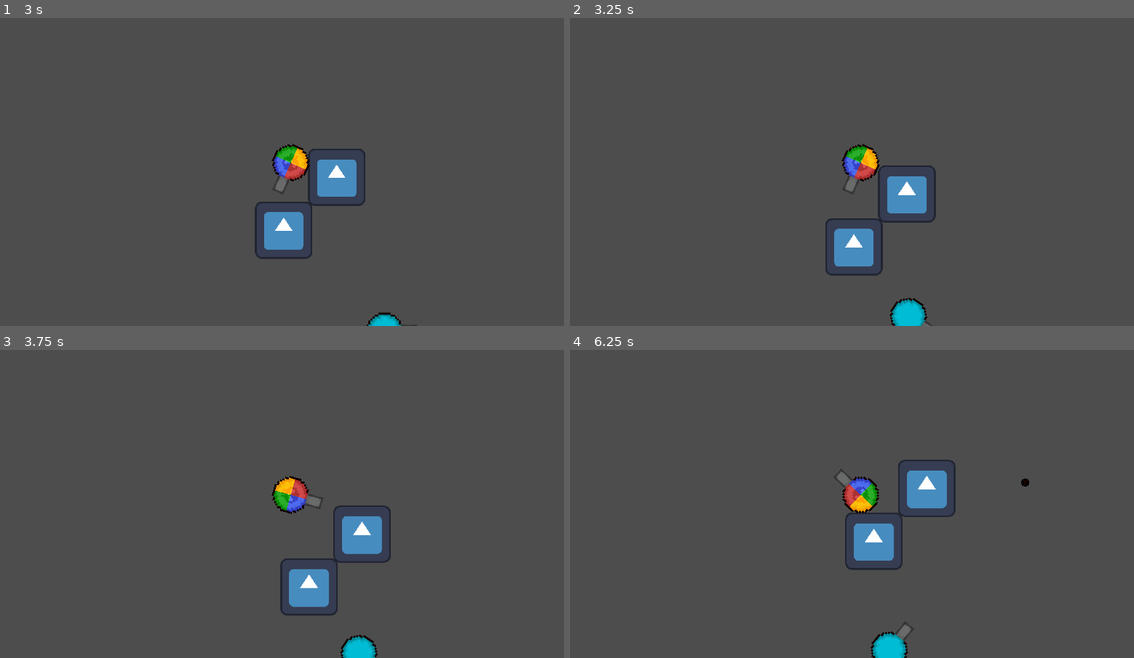
Above: before the commit, frames 1-4 (two rows, left to right).
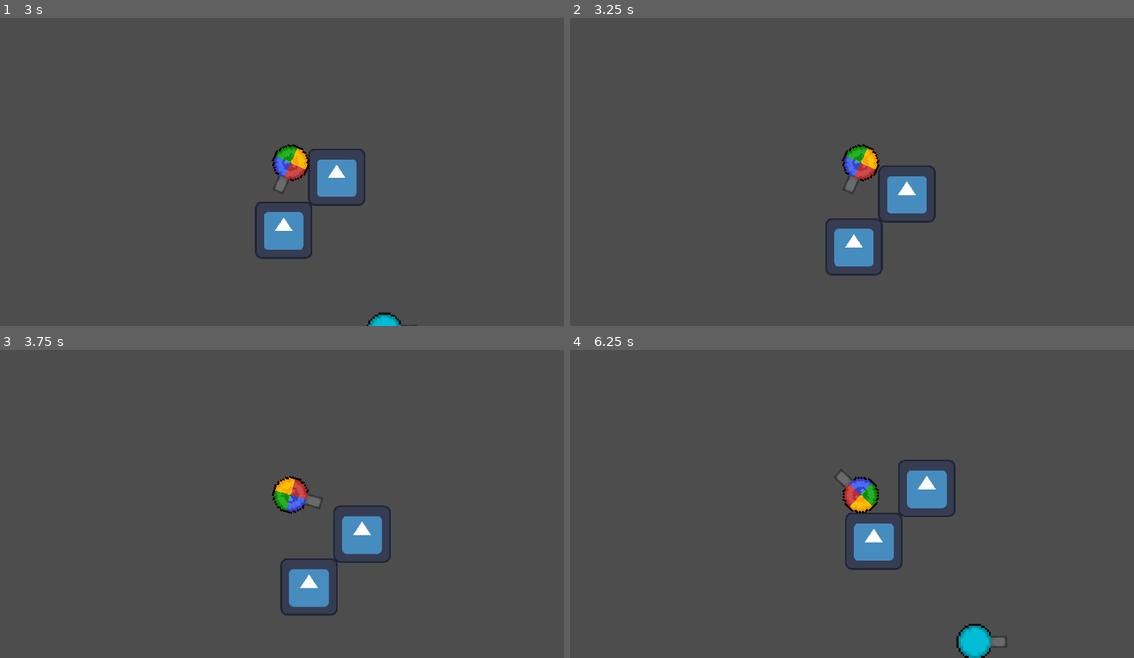
Above: after the commit, the same moments.

Repository: Jebbex1/Blowback
Game: Godot game, scene res://levels/testing_level.tscn
The game is run twice, just before and just after one commit, with the same random seed, the same clock (stepped at 60 frames per second) and the same inputs. The engine's default icon, where the game draws it, is replaced by a stand-in: a white triangle on a blue panel in a dark square.
Inputs (mouse positions are in pixels of both pictures, inside the frame that each line leads up to):
- Up to frame 1 (3 s): tap Enter at 0.5 s; move the mouse to (417, 147) at 0.52 s; click (417, 147) at 0.67 s; move the mouse to (174, 178) at 1.27 s; click (174, 178) at 1.42 s; move the mouse to (349, 91) at 2.02 s; click (349, 91) at 2.17 s; tap Space at 2.75 s; move the mouse to (259, 227) at 2.77 s; click (259, 227) at 2.92 s
- Up to frame 2 (3.25 s): no input
- Up to frame 3 (3.75 s): move the mouse to (462, 544) at 3.52 s; click (462, 544) at 3.67 s
- Up to frame 4 (6.25 s): move the mouse to (688, 445) at 4.27 s; click (688, 445) at 4.42 s; move the mouse to (891, 494) at 5.02 s; click (891, 494) at 5.17 s; move the mouse to (773, 414) at 5.77 s; click (773, 414) at 5.92 s

Frame 1 is identical in both runs. In frame 2, 0.5% of the frame differs, in the area x 56-64%, y 90-100%; in frame 3, 0.4%; in frame 4, 1.1%, in the area x 53-82%, y 41-100%.

Commit message:
Implemented attack and damage system for tanks and bullets
Added Attack class and scene to encapsulate damage types. Bullets now have base damage and effective TTL, and calculate damage based on remaining lifetime. Hurtbox and health components now process attacks, considering physical defense. Tanks emit a signal when health is depleted, and the testing level handles tank death. Removed unused test thread code from testing_level.gd.

Diff:
--- a/components/hurtbox_component.tscn
+++ b/components/hurtbox_component.tscn
@@ -4,3 +4,5 @@
 
 [node name="HurtboxComponent" type="Area2D"]
 script = ExtResource("1_prfln")
+
+[connection signal="body_entered" from="." to="." method="_on_body_entered"]
--- a/components/scripts/health_component.gd
+++ b/components/scripts/health_component.gd
@@ -2,6 +2,9 @@
 class_name HealthComponent
 
 @export var health = 100
+@export var physical_defence := 0
+
+enum DamageTypes {PHYSICAL}
 
 signal health_changed(amount: int)
 signal health_increased(amount: int)
@@ -30,17 +33,8 @@
 		emit_signal("health_depleted")
 
 
-func _on_health_changed(amount: int) -> void:
-	pass # Replace with function body.
-
-
-func _on_health_decreased(amount: int) -> void:
-	pass # Replace with function body.
-
-
-func _on_health_depleted() -> void:
-	pass # Replace with function body.
-
-
-func _on_health_increased(amount: int) -> void:
-	pass # Replace with function body.
+func calculate_health_decrease(attack: Attack) -> int:
+	var total_health_decrease = 0
+	if attack.damage[DamageTypes.PHYSICAL] - physical_defence > 0:
+		total_health_decrease += attack.damage[DamageTypes.PHYSICAL] - physical_defence
+	return total_health_decrease
--- a/components/scripts/hurtbox_component.gd
+++ b/components/scripts/hurtbox_component.gd
@@ -6,3 +6,13 @@
 func _ready() -> void:
 	assert(health_component_node != null,
 		   "Hurtbox compoents require health components to function properly.")
+
+
+func _on_body_entered(body: Node2D) -> void:
+	if not (body is Bullet):
+		return
+	var bullet := body as Bullet
+	var damage = bullet.get_damage()
+	var attack = Attack.new_attack(damage)
+	damage = health_component_node.calculate_health_decrease(attack)
+	health_component_node.decrease_health(damage)
--- a/levels/scripts/testing_level.gd
+++ b/levels/scripts/testing_level.gd
@@ -7,15 +7,6 @@
 func _ready() -> void:
 	add_tank(1, Vector2(0, -10), Tank.colors.ADMIN, true)
 	add_tank(2, Vector2(100, 100))
-	var t = Thread.new()
-	t.start(foo)
-
-func foo():
-	var tank = loaded_tanks[2]
-	while true:
-		await get_tree().create_timer(3).timeout
-		tank.update_angle(deg_to_rad(randi() % 360))
-		tank_shoot(tank.id)
 
 
 func add_tank(id: int, starting_position: Vector2, color: int = -1, is_main: bool = false):
@@ -28,7 +19,7 @@
 		action_component.connect("tank_shot", main_tank_shoot)
 	loaded_tanks[id] = tank_set[0]
 	add_child(tank_set[0])
-
+	tank_set[0].connect("tank_health_depleted", kill_tank)
 
 func get_main_tank_angle() -> float:
 	return (get_global_mouse_position() - main_tank.position).normalized().angle()
@@ -50,6 +41,7 @@
 	bullet.position = tank.position \
 					  + 1.1*facing*tank.get_collision_radius() \
 					  + 1.1*facing*bullet.get_collision_radius()
+
 	add_child(bullet)
 	bullet.apply_central_impulse(facing * Bullet.blowback_impulse_magnitude)
 	bullet.start_timeout()
@@ -57,3 +49,8 @@
 
 func main_tank_shoot():
 	tank_shoot(main_tank.id)
+
+
+func kill_tank(id: int):
+	print("Tank with id ", id, " has died.")
+	# add call to future remove_tank function here.
--- /dev/null
+++ b/objects/attack.tscn
@@ -0,0 +1,6 @@
+[gd_scene load_steps=2 format=3 uid="uid://ciqgig8falqi1"]
+
+[ext_resource type="Script" uid="uid://djtw0xg4d5txq" path="res://objects/scripts/attack.gd" id="1_ckuoi"]
+
+[node name="Attack" type="Node2D"]
+script = ExtResource("1_ckuoi")
--- a/objects/bullet.tscn
+++ b/objects/bullet.tscn
@@ -16,6 +16,7 @@
 gravity_scale = 0.0
 linear_damp = 0.2
 script = ExtResource("1_3ndsa")
+base_damage = 11
 
 [node name="HitboxComponent" parent="." instance=ExtResource("2_ucnj8")]
 
--- /dev/null
+++ b/objects/scripts/attack.gd
@@ -0,0 +1,13 @@
+extends Node2D
+class_name Attack
+
+
+static var attack_packed_scene = preload("res://objects/attack.tscn")
+
+var damage: Dictionary[int, int] = {}
+
+
+static func new_attack(physical_damage: int = 0) -> Attack:
+    var attack = attack_packed_scene.instantiate()
+    attack.damage[HealthComponent.DamageTypes.PHYSICAL] = physical_damage
+    return attack
--- a/objects/scripts/bullet.gd
+++ b/objects/scripts/bullet.gd
@@ -1,5 +1,8 @@
 extends RigidBody2D
 class_name Bullet
+
+@export var base_damage := 10
+@export var effective_ttl := 0.7
 
 static var blowback_impulse_magnitude := 700
 static var bullet_packed_scene = preload("res://objects/bullet.tscn")
@@ -20,8 +23,22 @@
 
 func start_timeout() -> void:
 	$TTLComponent.start()
+	assert(effective_ttl <= $TTLComponent.time_left,
+		   "The bullet's effective range (in time) can't be longer than the total time the bullet exists.")
 
 
 func _on_hitbox_body_collision(body: Node2D) -> void:
 	if body is Tank or body is StaticBody2D:
 		queue_free()
+
+
+func get_damage() -> int:
+	var ttl = $TTLComponent.time_left
+
+	if  ttl <= 0:
+		return 0
+
+	if ttl >= effective_ttl:
+		return base_damage
+
+	return ttl*(base_damage/effective_ttl)
--- a/objects/scripts/tank.gd
+++ b/objects/scripts/tank.gd
@@ -7,6 +7,8 @@
 
 var angle: float
 var id: int
+
+signal tank_health_depleted(id: int)
 
 
 static func new_tank(tank_id: int, starting_position: Vector2, color: int = -1, is_main: bool = false) -> Array:
@@ -23,6 +25,14 @@
 		tank.add_child(action_component)
 		return [tank, action_component]
 	return [tank, null]
+
+
+func _ready() -> void:
+	$HealthComponent.connect("health_depleted", emit_died)
+
+
+func emit_died() -> void:
+	emit_signal("tank_health_depleted", id)
 
 
 func update_angle(new_angle: float) -> void:
Not shown, added: objects/scripts/attack.gd.uid
